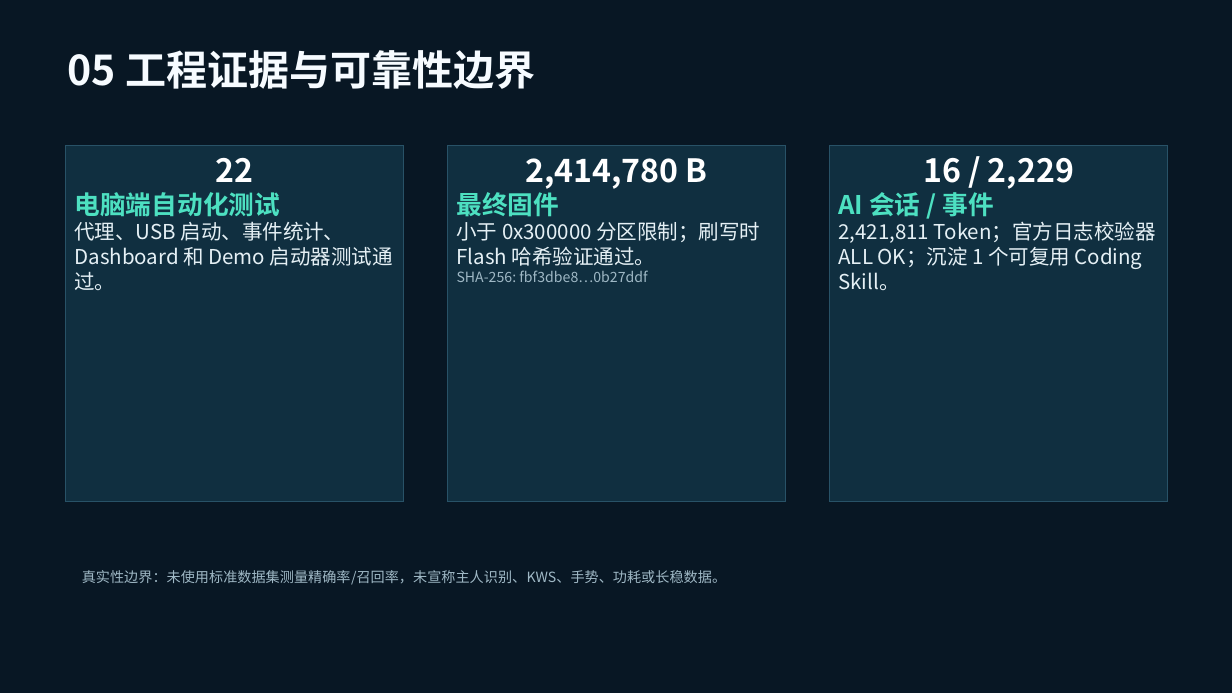
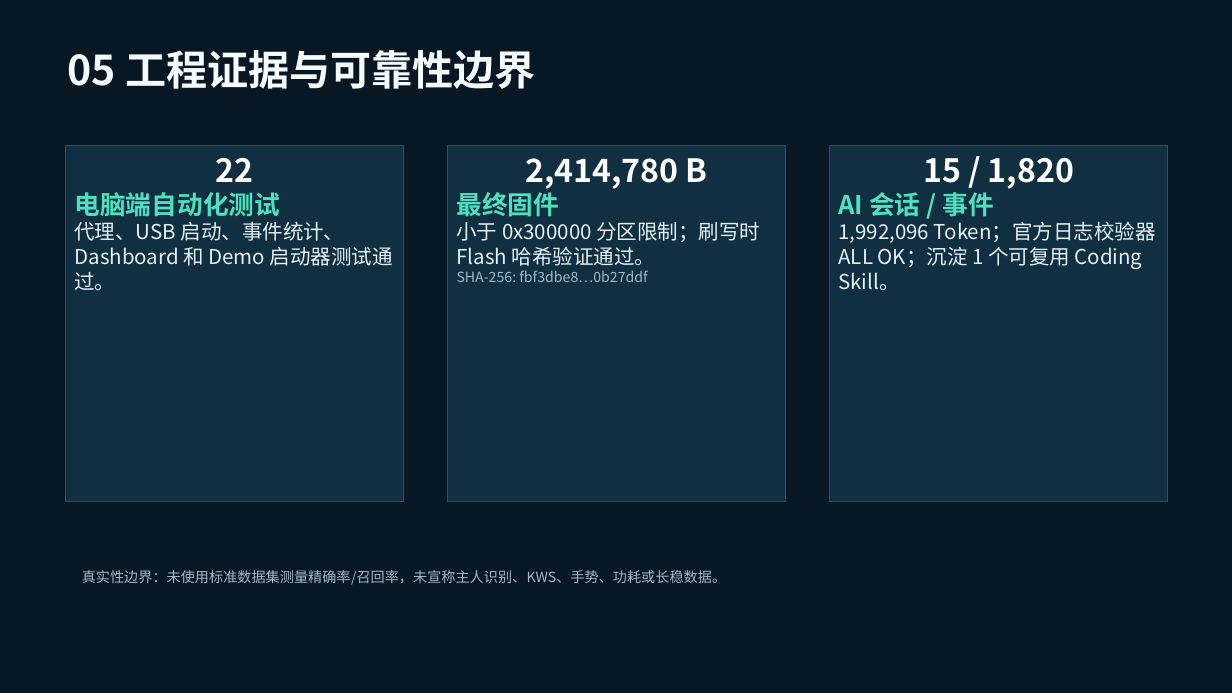
Before and after one commit to open-vela/contest2026_123_momohuhuhuluobudui, a slide deck: slide 6 of submission/AgentGuard-答辩PPT.pptx. Drawn at 1232x693 pixels with LibreOffice and Linux fonts; fonts in the diff are those of the drawing. Boxes give left, top, right and bottom in pixels: in the first picture for what was removed or moved away, otherwise in the second. Text is boxed around its words. In the diff, an @@ line names an element or a change of style, - is before the commit and + after.

```diff
--- a/submission/AgentGuard-答辩PPT.pptx
+++ b/submission/AgentGuard-答辩PPT.pptx
@@ text in rectangle at (923,158,1074,189): text changed @@
-16 / 2,229
+15 / 1,820
@@ text in rectangle at (838,221,1156,290): text changed @@
-2,421,811 Token；官方日志校验器 ALL OK；沉淀 1 个可复用 Coding Skill。
+1,992,096 Token；官方日志校验器 ALL OK；沉淀 1 个可复用 Coding Skill。
```
Also in this commit, not shown: 2 other slides changed, 16 other files.
